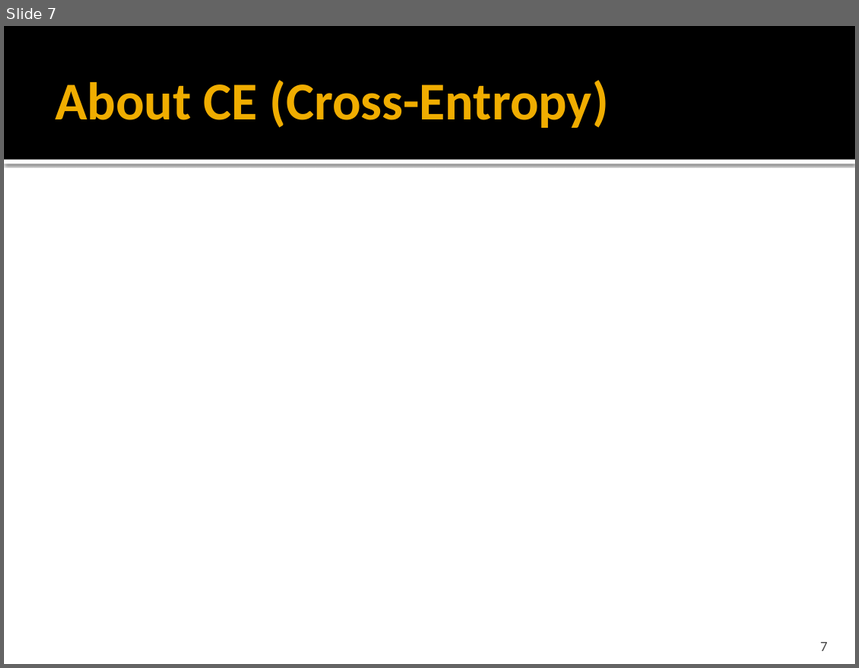
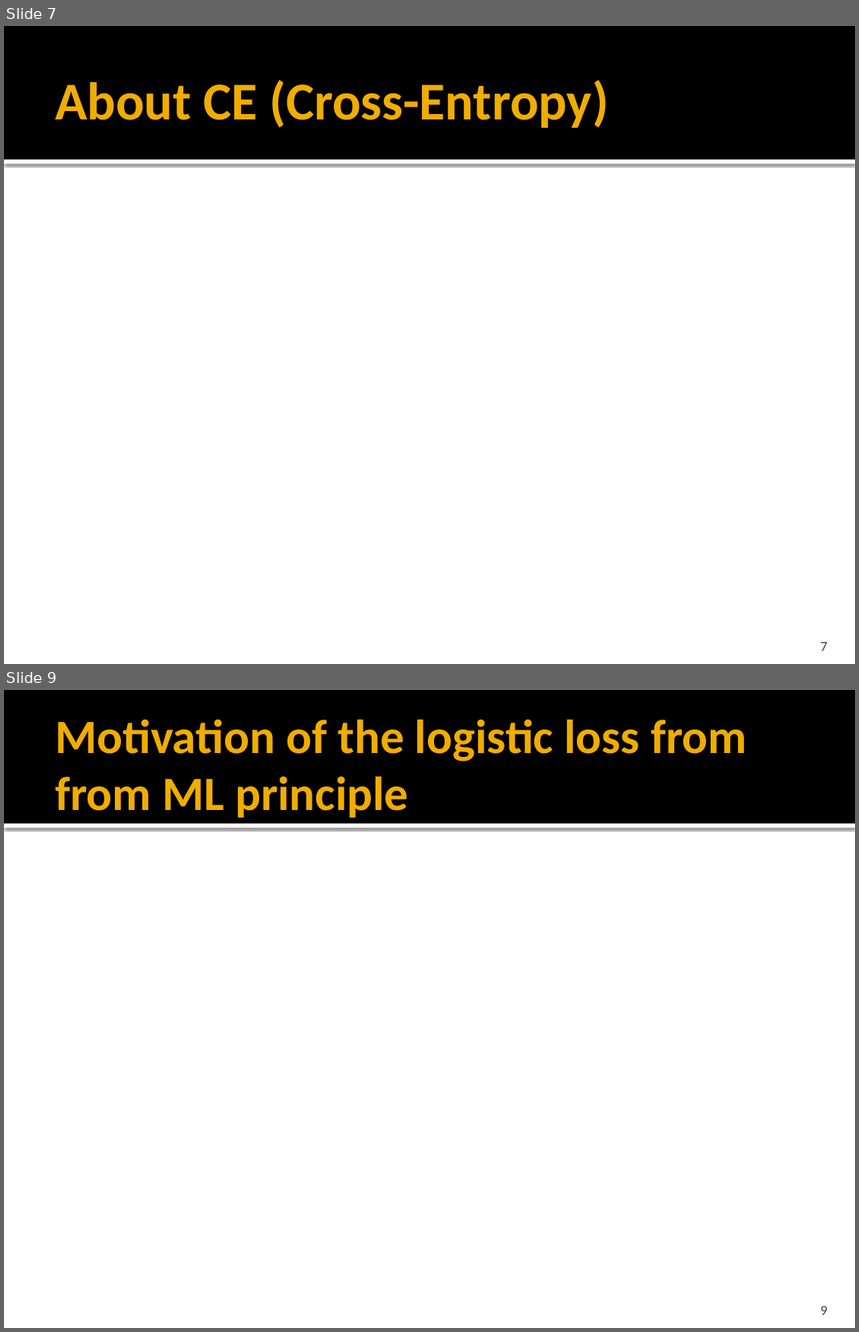
Before and after one commit to kamzolov-opt/libSiriusOpt, a slide deck: lectures/L9_multilayer_nn_forward_and_backward.pptx. Shown one above the other, each under a label of ours: slide 7 before the commit, slides 7 and 9 after it; the slides between them are not shown. The pictures are 859x668 and 859x1332 pixels, drawn with LibreOffice and Linux fonts; fonts in the diff are those of the drawing; grey boxes stand for pictures. Boxes give left, top, right and bottom in pixels: in the first picture for what was removed or moved away, otherwise in the second. Text is boxed around its words. In the diff, an @@ line names an element or a change of style, - is before the commit and + after.

```diff
--- a/lectures/L9_multilayer_nn_forward_and_backward.pptx
+++ b/lectures/L9_multilayer_nn_forward_and_backward.pptx
@@ slide 9 added at box(4, 690, 855, 1328), background #FFFFFF; not listed: 2 template elements that a slide beside it also shows @@
@@ title added at box(55, 719, 747, 818), 40.5 pt, text #F0AD00, bold @@
+Motivation of the logistic loss from from ML principle
@@ page number added at box(820, 1306, 827, 1315), 12 pt, text #454545 @@
+9
```
Also in this commit, not shown: 1 other slide added, 2 slides removed.
